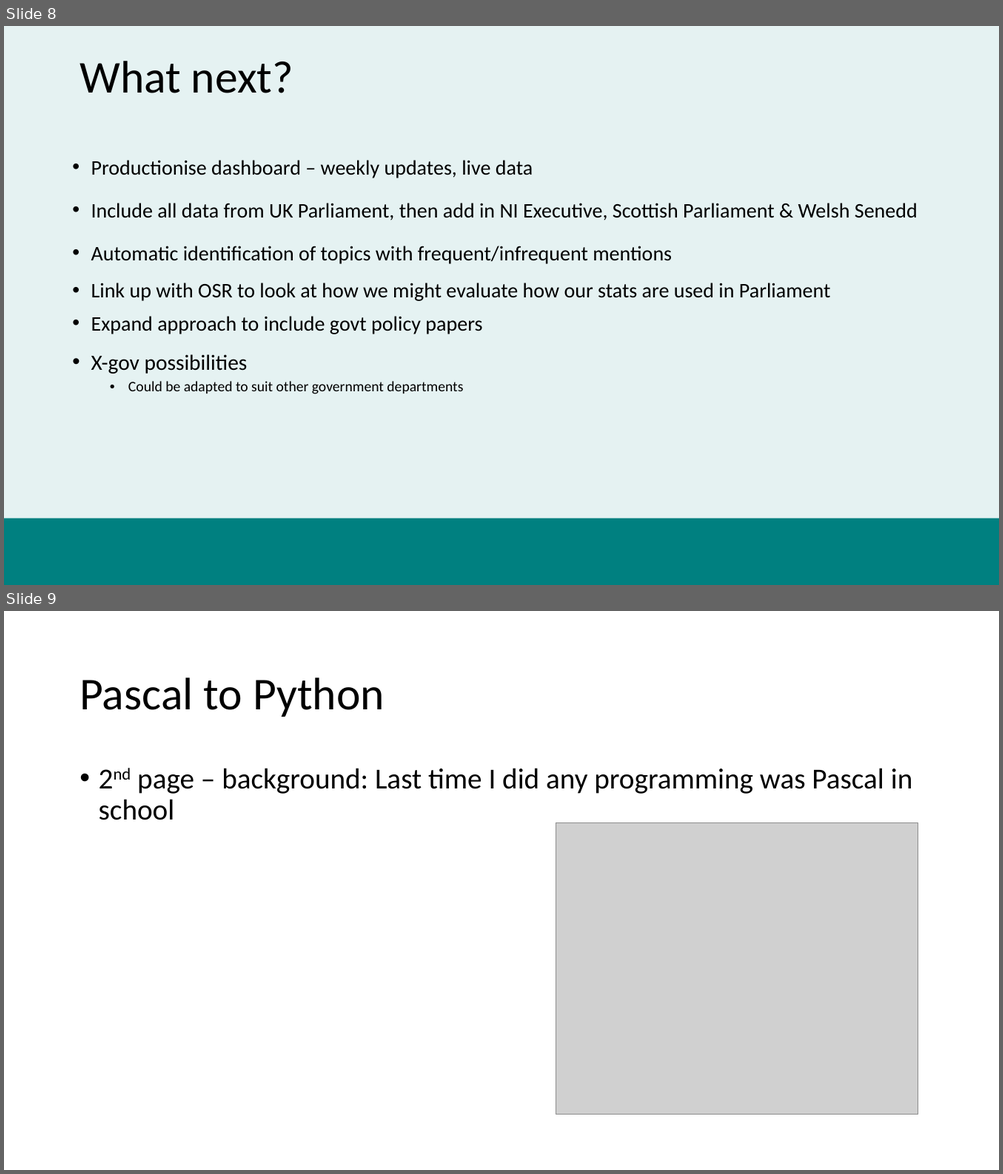
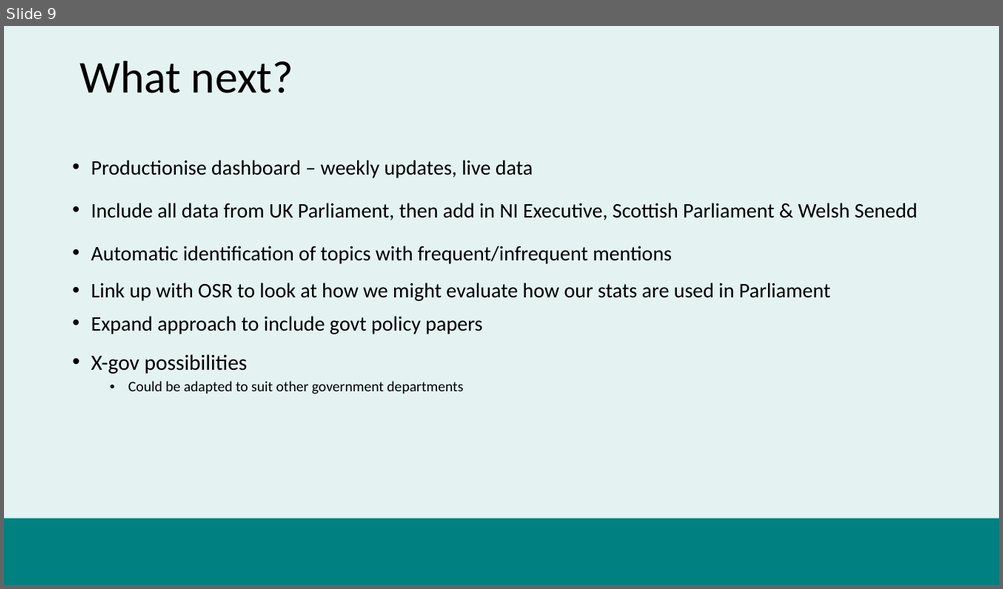
Before and after one commit to datasciencecampus/uk-parliament-stats, a slide deck: user-engagement/dsa-presentation.pptx. Shown one above the other, each under a label of ours: slides 8 and 9 before the commit, slide 9 after it. The pictures are 1003x1174 and 1003x589 pixels, drawn with LibreOffice and Linux fonts; fonts in the diff are those of the drawing; grey boxes stand for pictures; background and template pictures are left out. Boxes give left, top, right and bottom in pixels: in the first picture for what was removed or moved away, otherwise in the second. Text is boxed around its words. In the diff, an @@ line names an element or a change of style, - is before the commit and + after.

```diff
--- a/user-engagement/dsa-presentation.pptx
+++ b/user-engagement/dsa-presentation.pptx
@@ slide 9 removed at (x1=4, y1=611, x2=999, y2=1170), background #FFFFFF @@
@@ title removed at (x1=79, y1=678, x2=384, y2=717) @@
-Pascal to Python
@@ text removed at (x1=99, y1=768, x2=913, y2=820) @@
-• 2nd page – background: Last time I did any programming was Pascal in school
@@ picture removed at (x1=556, y1=823, x2=918, y2=1115) @@
@@ what was slide 8 is now slide 9 @@
```
Also in this commit, not shown: 1 slide changed, 1 slide added, 1 other slide removed.
